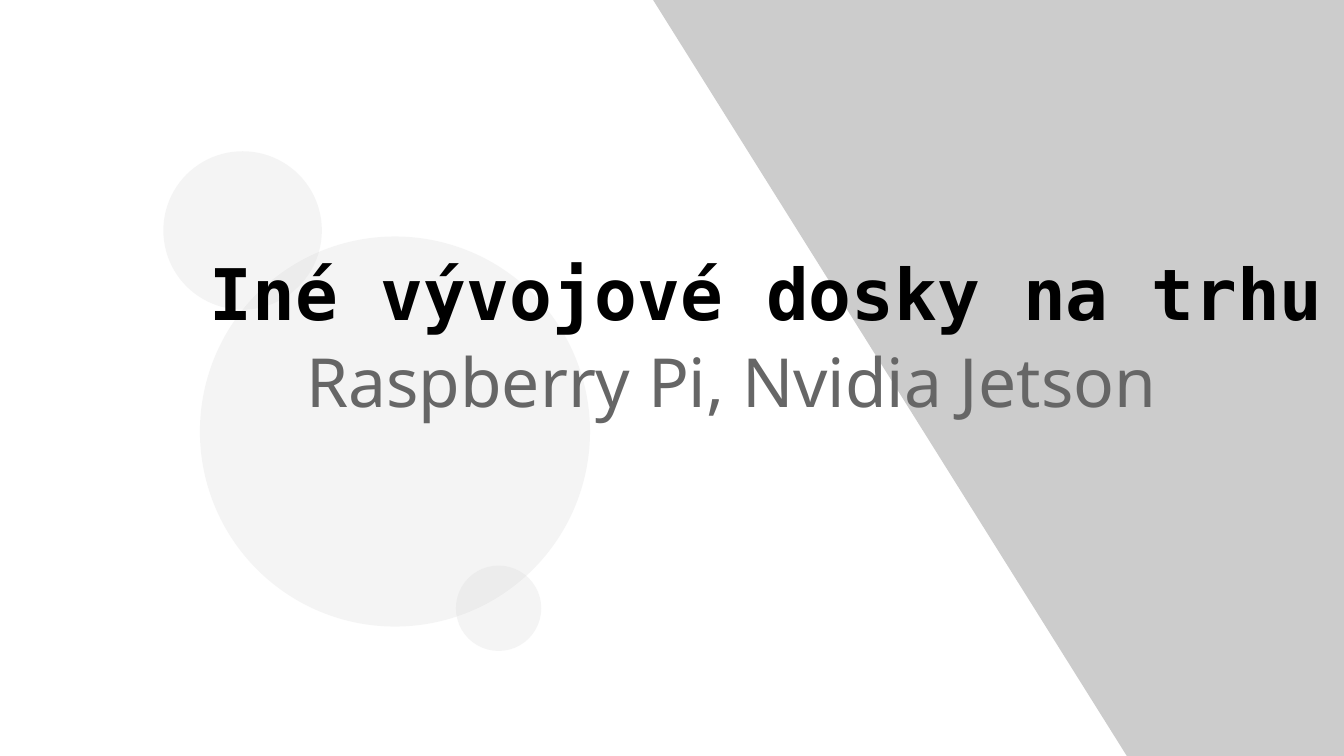
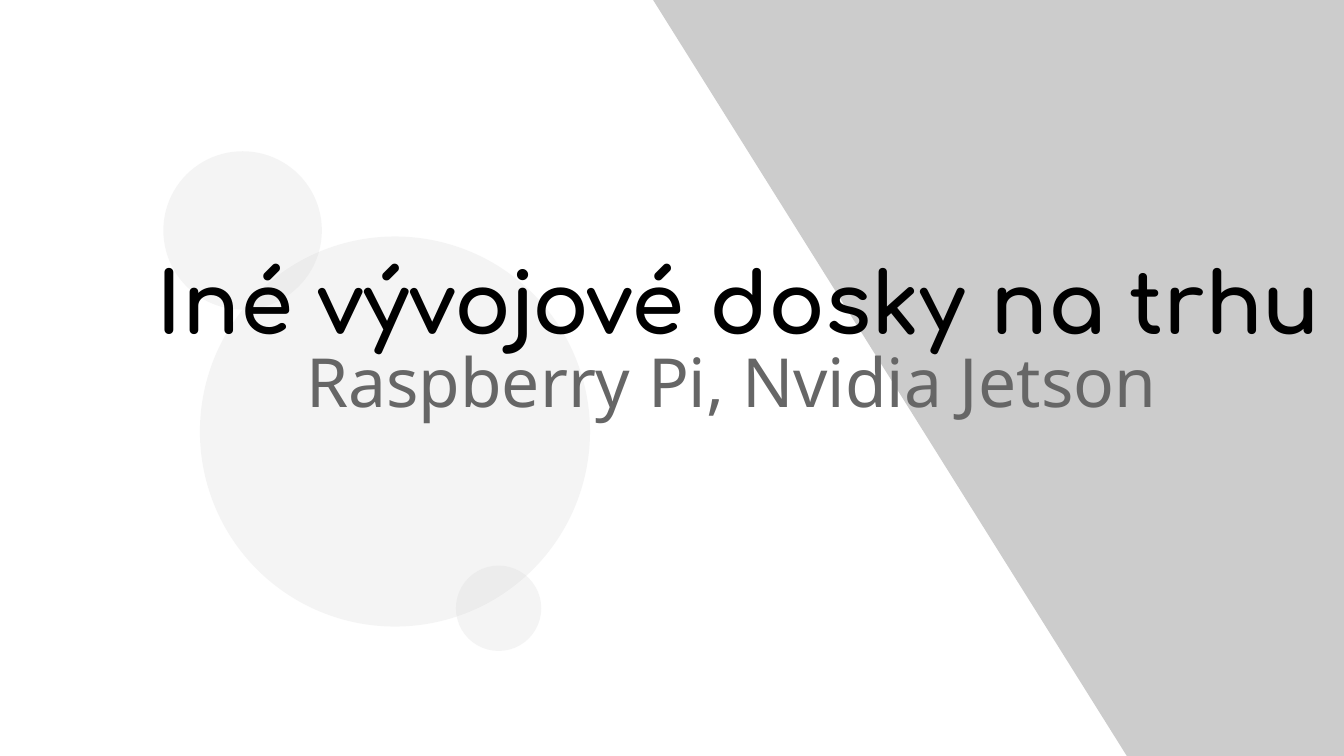
Before and after one commit to ZekoSNB/School, a slide deck: slide 8 of presenting/prezentacia_prednaska.odp. Drawn at 1344x756 pixels with LibreOffice and Linux fonts; fonts in the diff are those of the drawing; background and template pictures are left out. Boxes give left, top, right and bottom in pixels: in the first picture for what was removed or moved away, otherwise in the second. Text is boxed around its words. In the diff, an @@ line names an element or a change of style, - is before the commit and + after.

```diff
--- a/presenting/prezentacia_prednaska.odp
+++ b/presenting/prezentacia_prednaska.odp
@@ text "Iné vývojové dosky na trhu" at (157, 239, 1321, 354): size 42 to 50 pt, font DejaVu Sans Mono to Comfortaa @@
```
Also in this commit, not shown: 1 other slide changed, 2 slides added, 1 slide removed, 3 other files.
